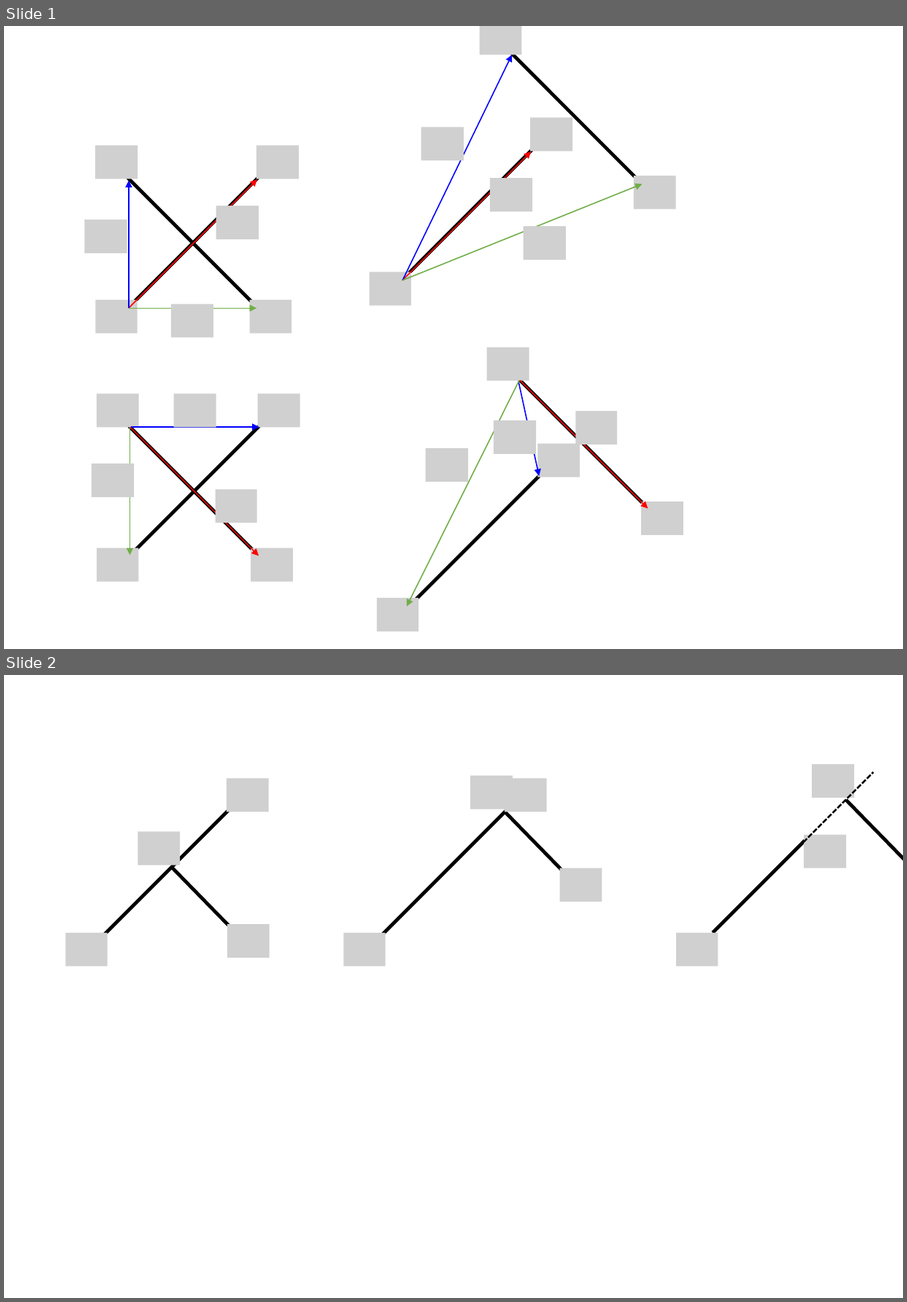
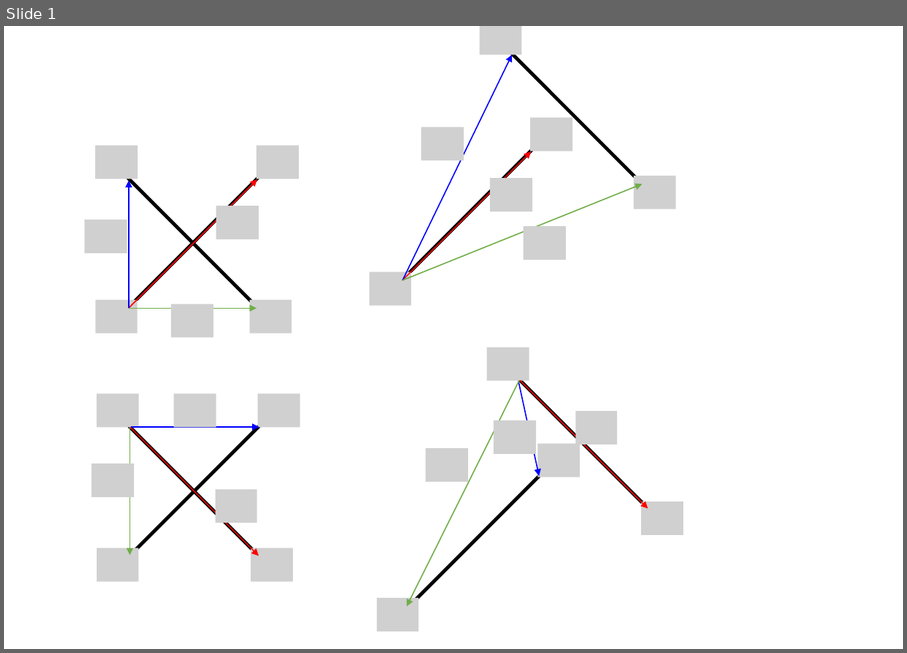
Before and after one commit to gaussian37/gaussian37.github.io, a slide deck: assets/img/math/algorithm/line_intersection/line_intersection.pptx. Shown one above the other, each under a label of ours: slides 1 and 2 before the commit, slide 1 after it. The pictures are 907x1302 and 907x653 pixels, drawn with LibreOffice and Linux fonts; fonts in the diff are those of the drawing; grey boxes stand for pictures; background and template pictures are left out. Boxes give left, top, right and bottom in pixels: in the first picture for what was removed or moved away, otherwise in the second. Text is boxed around its words. In the diff, an @@ line names an element or a change of style, - is before the commit and + after.

```diff
--- a/assets/img/math/algorithm/line_intersection/line_intersection.pptx
+++ b/assets/img/math/algorithm/line_intersection/line_intersection.pptx
@@ slide 2 removed at <box>4,675,903,1298</box>, background #FFFFFF @@
@@ group removed at <box>676,764,903,966</box>: 3 lines, 3 pictures @@
@@ group removed at <box>343,776,603,966</box>: 4 pictures, 2 lines @@
@@ group removed at <box>65,778,270,966</box>: 4 pictures, 2 lines @@
```
Also in this commit, not shown: 1 slide added.
